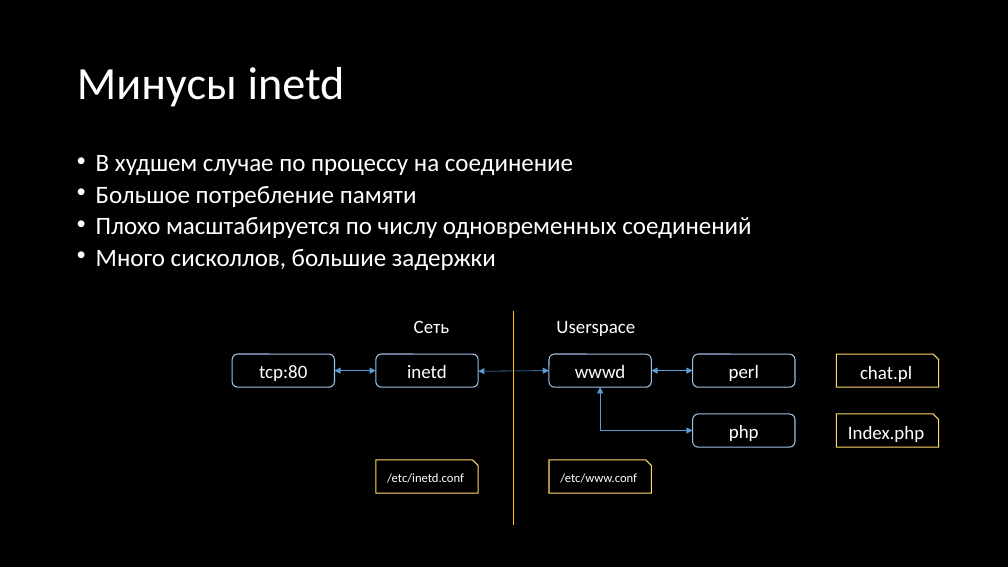
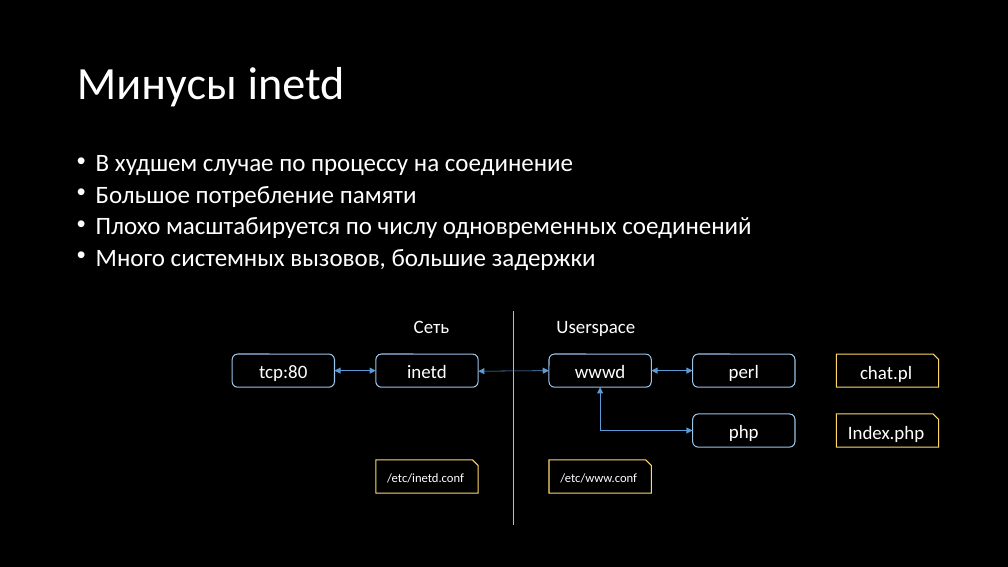
Before and after one commit to Gordon01/learn-rust, a slide deck: slide 185 of keynotes/Rust 2024.pptx (slide 180 before the commit). Drawn at 1008x567 pixels with LibreOffice and Linux fonts; fonts in the diff are those of the drawing. Boxes give left, top, right and bottom in pixels: in the first picture for what was removed or moved away, otherwise in the second. Text is boxed around its words. In the diff, an @@ line names an element or a change of style, - is before the commit and + after.

```diff
--- a/keynotes/Rust 2024.pptx
+++ b/keynotes/Rust 2024.pptx
@@ text at <box>96,249,596,270</box>: text changed @@
-• Много сисколлов, большие задержки
+• Много системных вызовов, большие задержки
```
Also in this commit, not shown: 9 other slides changed, 5 slides added.
